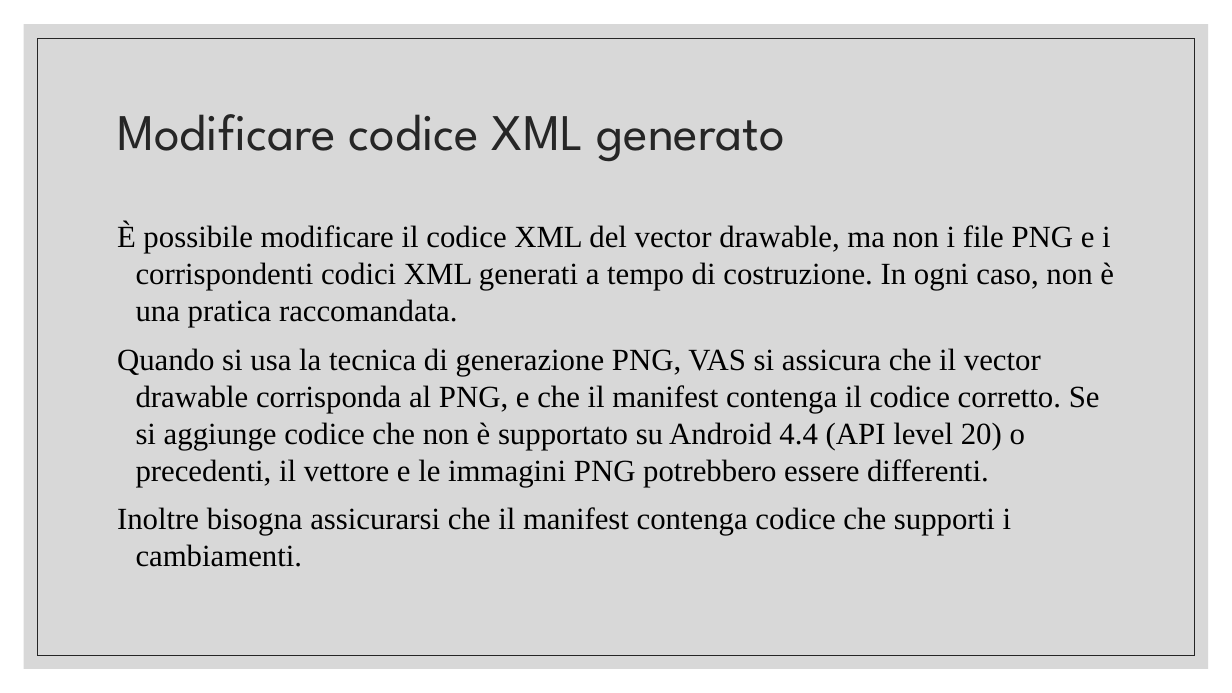
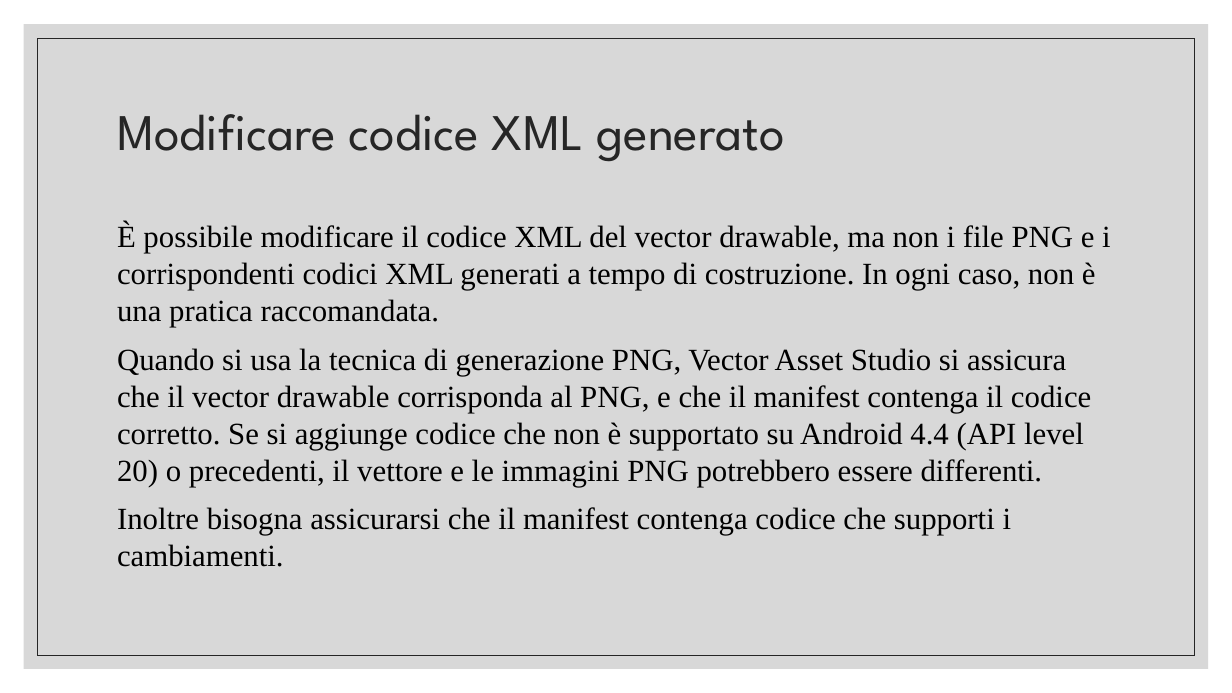
Before and after one commit to tizianotaglienti/Colleghi-Ristretti, a slide deck: slide 41 of Vector asset studio.pptx. Drawn at 1232x693 pixels with LibreOffice and Linux fonts; fonts in the diff are those of the drawing. Boxes give left, top, right and bottom in pixels: in the first picture for what was removed or moved away, otherwise in the second. Text is boxed around its words. In the diff, an @@ line names an element or a change of style, - is before the commit and + after.

```diff
--- a/Vector asset studio.pptx
+++ b/Vector asset studio.pptx
@@ text at [117, 223, 1111, 567]: indent changed @@
@@ text at [117, 348, 1091, 487]: text changed @@
-Quando si usa la tecnica di generazione PNG, VAS si assicura che il vector drawable corrisponda al PNG, e che il manifest contenga il codice corretto. Se si aggiunge codice che non è supportato su Android 4.4 (API level 20) o precedenti, il vettore e le immagini PNG potrebbero essere differenti.
+Quando si usa la tecnica di generazione PNG, Vector Asset Studio si assicura che il vector drawable corrisponda al PNG, e che il manifest contenga il codice corretto. Se si aggiunge codice che non è supportato su Android 4.4 (API level 20) o precedenti, il vettore e le immagini PNG potrebbero essere differenti.
```
Also in this commit, not shown: 34 other slides changed, 1 slide added, 1 slide removed.
